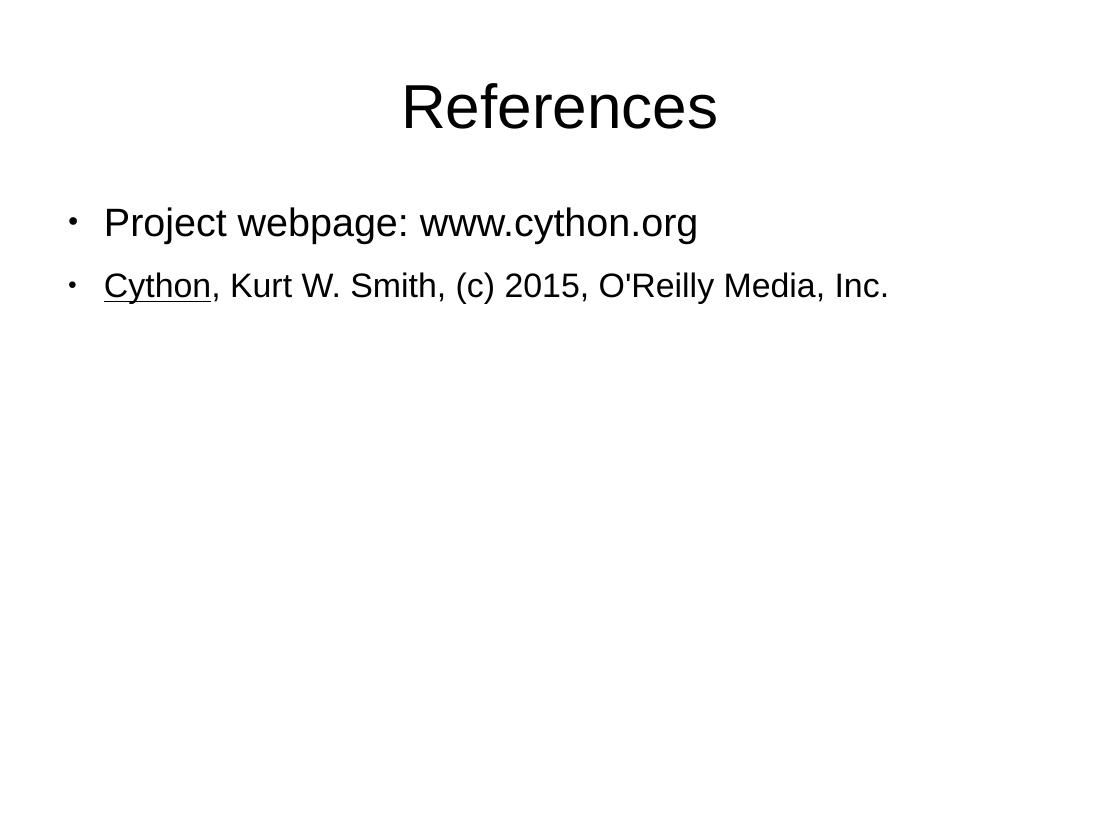
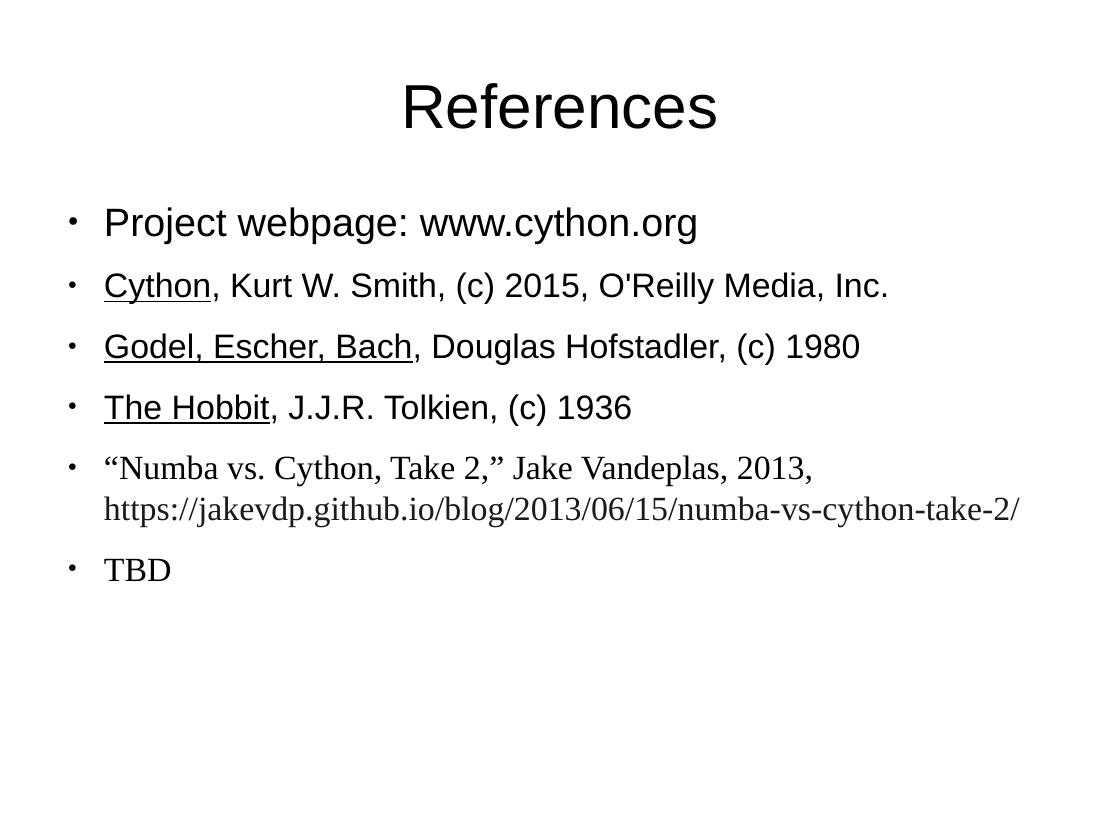
Before and after one commit to bmagill1250/757_Python_Users, a slide deck: slide 22 of April_2015/Cython_2015-04-08.odp (slide 16 before the commit). Drawn at 1120x840 pixels with LibreOffice and Linux fonts; fonts in the diff are those of the drawing. Boxes give left, top, right and bottom in pixels: in the first picture for what was removed or moved away, otherwise in the second. Text is boxed around its words. In the diff, an @@ line names an element or a change of style, - is before the commit and + after.

```diff
--- a/April_2015/Cython_2015-04-08.odp
+++ b/April_2015/Cython_2015-04-08.odp
@@ text at [104,333,1020,581]: paragraphs added @@
+● Godel, Escher, Bach, Douglas Hofstadler, (c) 1980
+● The Hobbit, J.J.R. Tolkien, (c) 1936
+● “Numba vs. Cython, Take 2,” Jake Vandeplas, 2013, https://jakevdp.github.io/blog/2013/06/15/numba-vs-cython-take-2/
+● TBD
```
Also in this commit, not shown: 5 other slides changed, 10 slides added, 4 slides removed, 18 other files.
